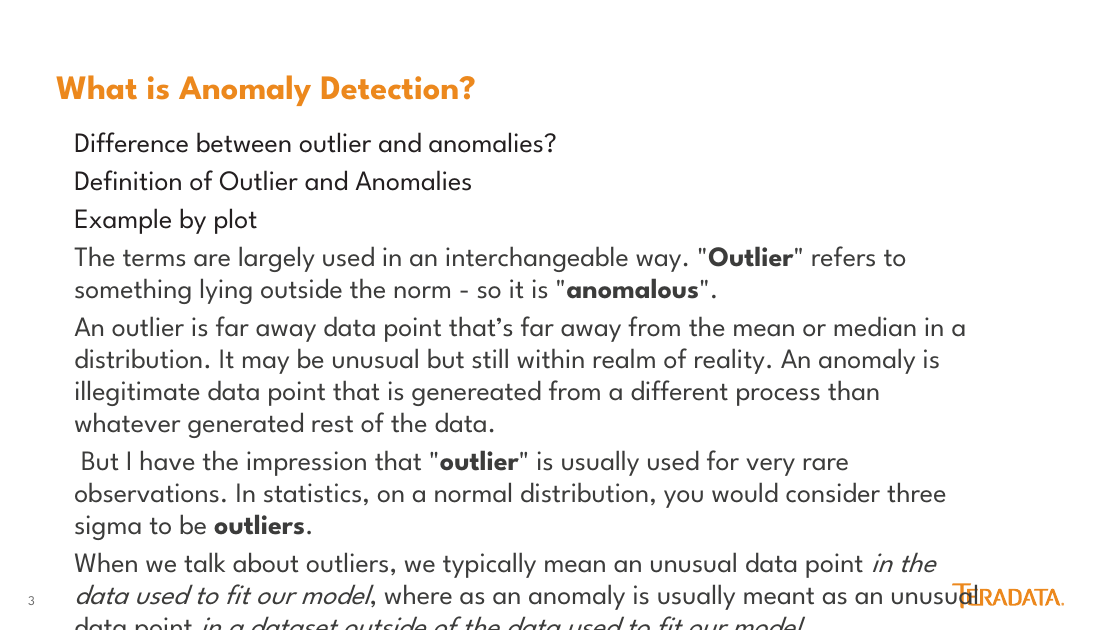
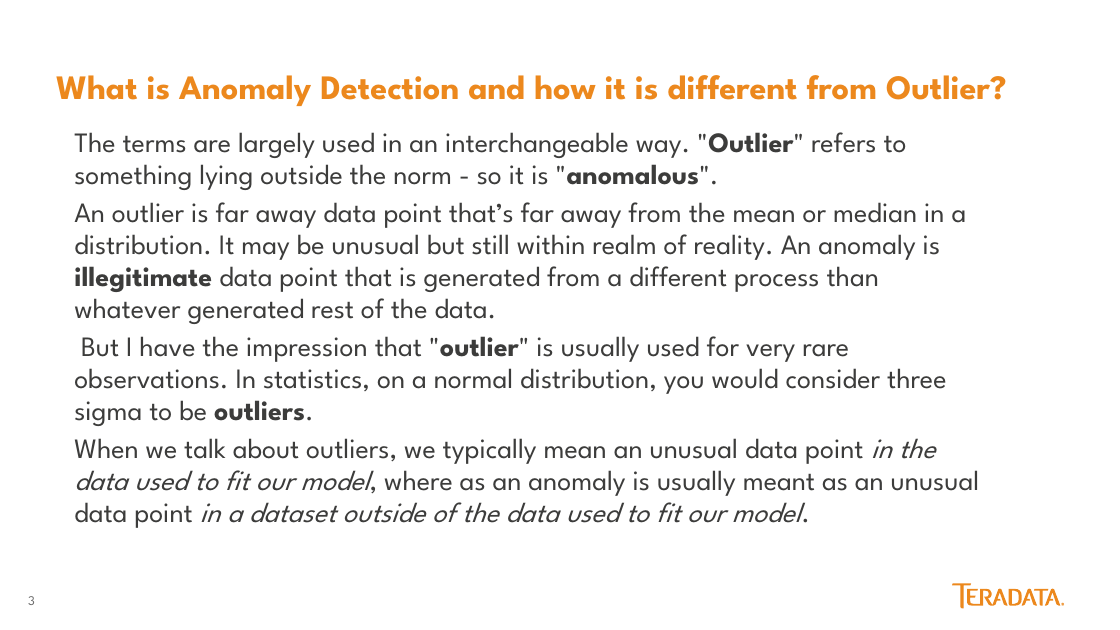
Before and after one commit to jackalwoods/Anomaly-Detection, a slide deck: slide 3 of Anamoly Detection.pptx. Drawn at 1120x630 pixels with LibreOffice and Linux fonts; fonts in the diff are those of the drawing. Boxes give left, top, right and bottom in pixels: in the first picture for what was removed or moved away, otherwise in the second. Text is boxed around its words. In the diff, an @@ line names an element or a change of style, - is before the commit and + after.

```diff
--- a/Anamoly Detection.pptx
+++ b/Anamoly Detection.pptx
@@ title at [56,75,1007,106]: text changed @@
-What is Anomaly Detection?
+What is Anomaly Detection and how it is different from Outlier?
@@ text at [74,132,557,234]: paragraphs removed @@
-Difference between outlier and anomalies?
-Definition of Outlier and Anomalies
-Example by plot
@@ text at [74,202,967,324]: text changed @@
-An outlier is far away data point that’s far away from the mean or median in a distribution. It may be unusual but still within realm of reality. An anomaly is illegitimate data point that is genereated from a different process than whatever generated rest of the data.
+An outlier is far away data point that’s far away from the mean or median in a distribution. It may be unusual but still within realm of reality. An anomaly is illegitimate data point that is generated from a different process than whatever generated rest of the data.
@@ text removed at [484,597,649,623] @@
-Teradata Confidential
```
Also in this commit, not shown: 9 other slides changed.
